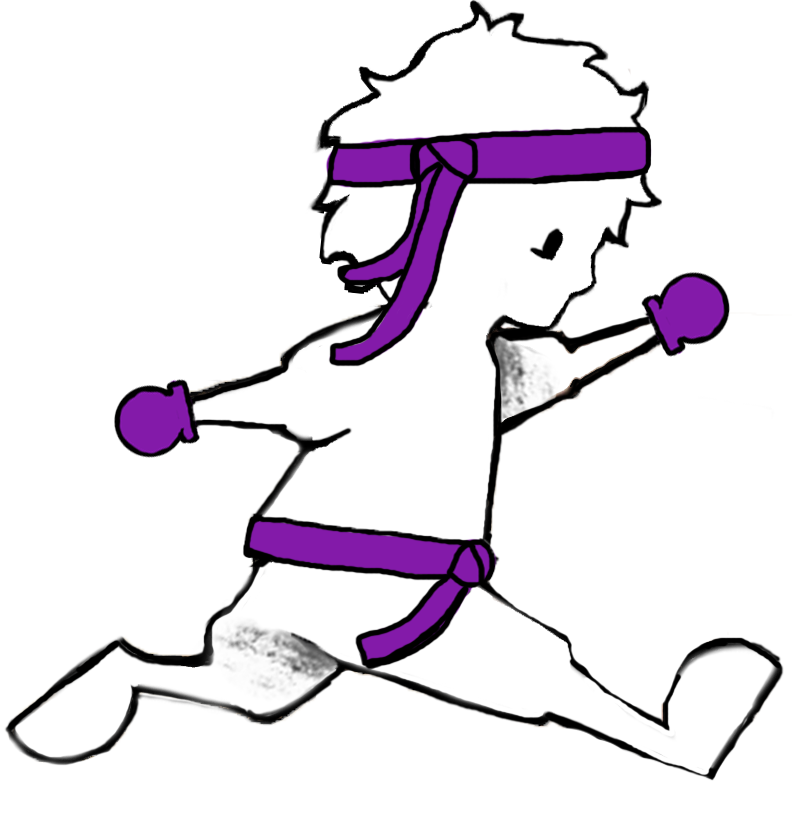
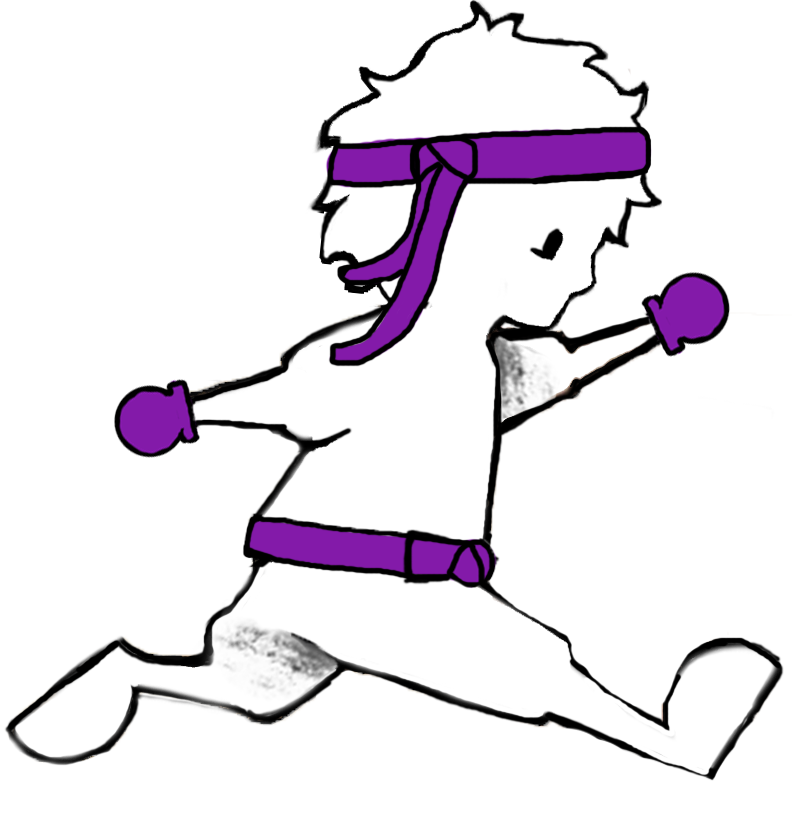
Two versions of the same layered image (792×828). Layer-by-layer changes:
painted on "Layer 4" over [left=355, top=529, right=476, bottom=670]
